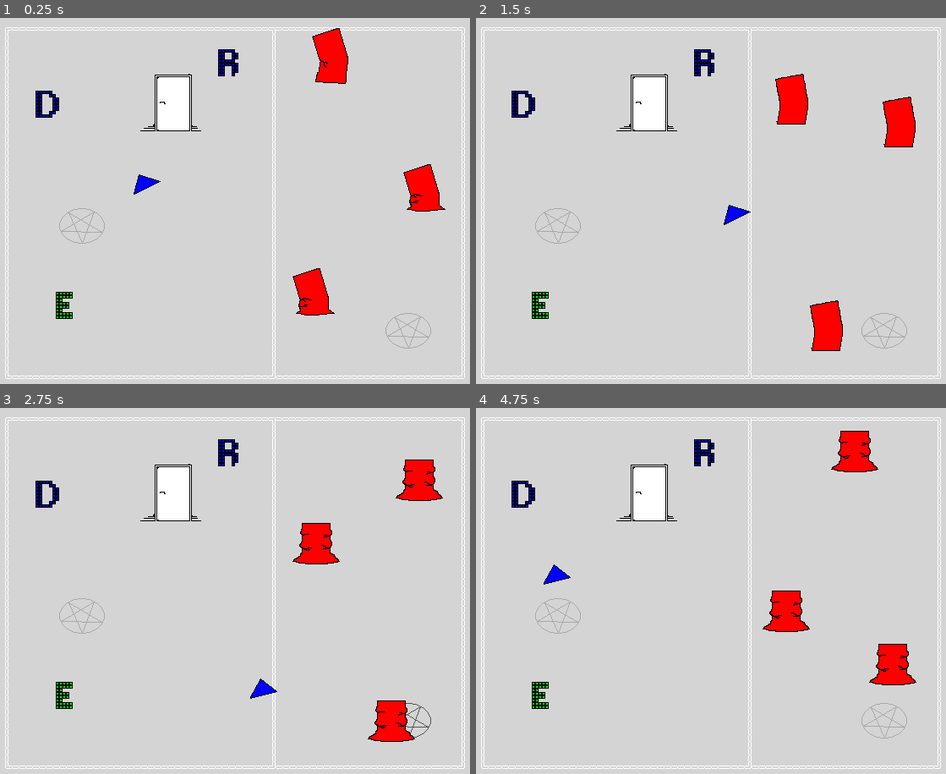
Above: before the commit, frames 1-4 (two rows, left to right).
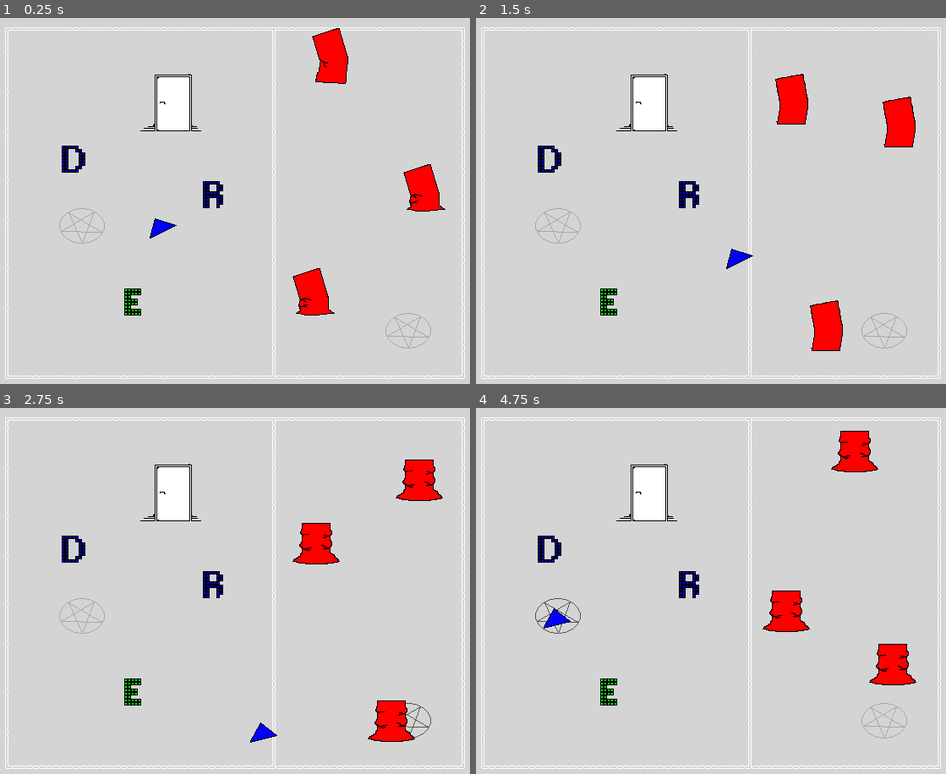
Above: after the commit, the same moments.

Repository: julianhoratschek/shadows_of_the_past
Game: Godot game, scene res://scenes/red_room_scene.tscn
The game is run twice, just before and just after one commit, with the same random seed, the same clock (stepped at 60 frames per second) and the same inputs. This scene is started directly instead of the project's main scene.
Inputs:
- Up to frame 1 (0.25 s): no input
- Up to frame 2 (1.5 s): hold D (gme_right) 0.53-1.28 s; tap E (gme_interact) at 0.6, 1.35 s; hold S (gme_down) from 1.28 s (still down)
- Up to frame 3 (2.75 s): release S (gme_down) at 2.03 s; hold D (gme_right) from 2.03 s (still down); tap E (gme_interact) at 2.1 s
- Up to frame 4 (4.75 s): release D (gme_right) at 2.78 s; hold W (gme_up) 2.78-3.53 s; tap E (gme_interact) at 2.85, 3.6, 4.35 s; hold A (gme_left) from 3.53 s (still down)

The runs differ from the first frame. In frame 1, 1.6% of the frame differs, in the area x 7-51%, y 8-83%; in frame 2, 1.6%; in frame 3, 1.6%; in frame 4, 1.8%.

Commit message:
Red Room

Diff:
--- a/prefabs/door.gd
+++ b/prefabs/door.gd
@@ -1,13 +1,26 @@
 extends Area2D
 
 
+var _is_open := false
+var is_open: bool:
+	get:
+		return _is_open
+
 func open():
+	if _is_open:
+		return
+
 	$AnimatedSprite2D.play(&"open")
 	$StaticBody2D.process_mode = Node.PROCESS_MODE_DISABLED
+	_is_open = true
 
 func close():
+	if not _is_open:
+		return
+
 	$AnimatedSprite2D.play_backwards(&"open")
 	$StaticBody2D.process_mode = Node.PROCESS_MODE_INHERIT
+	_is_open = false
 
 
 func _on_body_entered(body: Node2D):
--- a/prefabs/transmutable_properties.tscn
+++ b/prefabs/transmutable_properties.tscn
@@ -460,4 +460,4 @@
 [node name="AnimatedSprite2D" type="AnimatedSprite2D" parent="."]
 sprite_frames = SubResource("SpriteFrames_ph3mf")
 animation = &"triangle_idle"
-frame_progress = 0.809793
+frame_progress = 0.360951
--- a/prefabs/transmutation_circle.gd
+++ b/prefabs/transmutation_circle.gd
@@ -113,7 +113,6 @@
 
 
 func _on_body_entered(body: Node2D):
-	print("Here")
 	for child in body.get_children():
 		if child is TransmutableProperties:
 			_add_properties(child)
--- a/scenes/red_room_scene.gd
+++ b/scenes/red_room_scene.gd
@@ -1,6 +1,24 @@
 extends BaseRoom
 
+
+var red_letters := 0
 
 func _ready():
 	load_properties($Player)
 	center_camera($Camera2D, $TileMap)
+
+
+func _on_letter_transmuted(property_name, old_value, new_value):
+	if old_value == new_value:
+		return
+
+	if new_value == TransmutableProperties.TransColor.RED:
+		red_letters += 1
+
+	elif old_value == TransmutableProperties.TransColor.RED:
+		red_letters -= 1
+
+	if red_letters == 3:
+		$Door.open()
+	elif $Door.is_open:
+		$Door.close()
--- a/scenes/red_room_scene.tscn
+++ b/scenes/red_room_scene.tscn
@@ -27,31 +27,31 @@
 [node name="Camera2D" type="Camera2D" parent="."]
 
 [node name="Player" parent="." instance=ExtResource("2_bijmb")]
-position = Vector2(168, 201)
+position = Vector2(187, 253)
 
 [node name="Door" parent="." instance=ExtResource("3_4ujo5")]
 position = Vector2(196, 123)
 
-[node name="TransmutableObject" parent="." instance=ExtResource("4_abpod")]
-position = Vector2(264, 42)
+[node name="Letter_R" parent="." instance=ExtResource("4_abpod")]
+position = Vector2(246, 198)
 
-[node name="TransmutableProperties" parent="TransmutableObject" instance=ExtResource("5_bj60t")]
+[node name="TransmutableProperties" parent="Letter_R" instance=ExtResource("5_bj60t")]
 modulate = Color(0, 0, 1, 1)
 transmute_color = 1
 transmute_shape = 4
 
-[node name="TransmutableObject2" parent="." instance=ExtResource("4_abpod")]
-position = Vector2(70, 329)
+[node name="Letter_E" parent="." instance=ExtResource("4_abpod")]
+position = Vector2(151, 325)
 
-[node name="TransmutableProperties" parent="TransmutableObject2" instance=ExtResource("5_bj60t")]
+[node name="TransmutableProperties" parent="Letter_E" instance=ExtResource("5_bj60t")]
 modulate = Color(0, 1, 0, 1)
 transmute_color = 2
 transmute_shape = 5
 
-[node name="TransmutableObject3" parent="." instance=ExtResource("4_abpod")]
-position = Vector2(50, 91)
+[node name="Letter_D" parent="." instance=ExtResource("4_abpod")]
+position = Vector2(81, 156)
 
-[node name="TransmutableProperties" parent="TransmutableObject3" instance=ExtResource("5_bj60t")]
+[node name="TransmutableProperties" parent="Letter_D" instance=ExtResource("5_bj60t")]
 modulate = Color(0, 0, 1, 1)
 transmute_color = 1
 transmute_shape = 6
@@ -78,3 +78,7 @@
 position = Vector2(387.339, 67.0525)
 progress = 554.103
 rotates = false
+
+[connection signal="transmuted" from="Letter_R/TransmutableProperties" to="." method="_on_letter_transmuted"]
+[connection signal="transmuted" from="Letter_E/TransmutableProperties" to="." method="_on_letter_transmuted"]
+[connection signal="transmuted" from="Letter_D/TransmutableProperties" to="." method="_on_letter_transmuted"]
